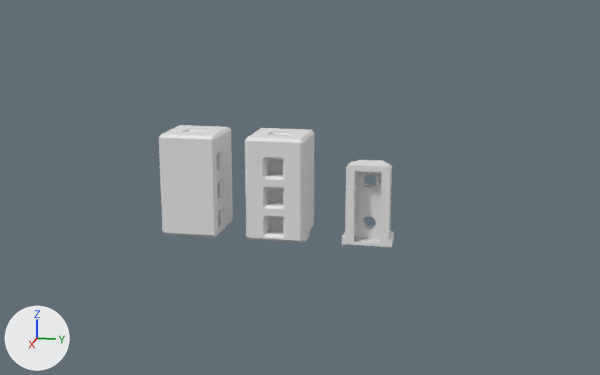
A saved change to the Blender file blender/utils/m4_dovetail_mount.blend.
The view is the same before and after, from a 50 mm lens placed at (281.4, 61.1, 87.4), pointed at (17.2, 8.3, 21.3). Every picture has the same lights, and +X, +Y and +Z are marked at lower left.

The older version as bpy lines, for what is in view:
```python
ob_ext_dovetail_m4_dummy = bpy.data.objects.new('ext_dovetail_m4_dummy', me_cube_001)
ob_ext_dovetail_m4_dummy.location = (5.2, 30.0, 6.4)
ob_front_clip = bpy.data.objects.new('front_clip', me_cube_006)
ob_front_clip.location = (12.5, 0.0, 8.2)
ob_side_clip = bpy.data.objects.new('side_clip', me_cube_025)
ob_side_clip.location = (12.5, -30.0, 8.2)
```
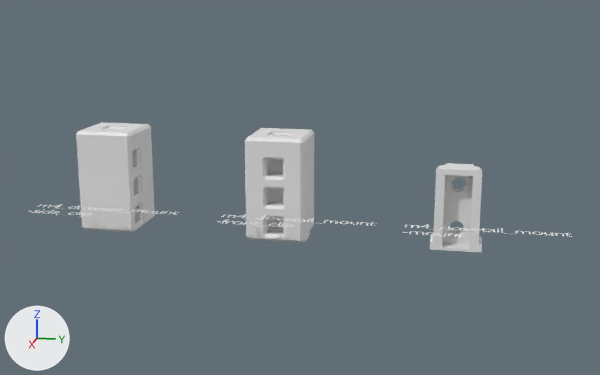
The change in detail:
Text 'label_cube_1x1.015' (txt_label_cube_1x1_015) is new.
Its body is 'm4_dovetail_mount\n-side_clip'.
Its size is 1.04.
Its space character is 0.9.
Text 'label_cube_1x1.002' (txt_label_cube_1x1_002) is new.
Its body is 'm4_dovetail_mount\n-mount'.
Its size is 1.04.
Its space character is 0.9.
Text 'label_cube_1x1.001' (txt_label_cube_1x1_001) is new.
Its body is 'm4_dovetail_mount\n-front_clip'.
Its size is 1.04.
Its space character is 0.9.
Object 'side_clip' (ob_side_clip) moves from (12.5, -30.0, 8.2) to (12.5, -60.0, 8.2).
Object 'ext_dovetail_m4_dummy' (ob_ext_dovetail_m4_dummy) moves from (5.2, 30.0, 6.4) to (5.2, 60.0, 6.4).
Object 'Text.015' (ob_text_015) is new; it shows txt_label_cube_1x1_015.
Its parent is ob_side_clip.
Its matrix parent inverse is Matrix(((1.0, 0.0, 0.0, -12.5), (0.0, 1.0, 0.0, 60.0), (0.0, 0.0, 1.0, -8.2), (0.0, 0.0, 0.0, 1.0))).
Its location is (28.0, -82.44, 12.72).
Its rotation in degrees is (0, 0, 90).
Its scale is (6.75, 6.75, 6.75).
Object 'Text.002' (ob_text_002) is new; it shows txt_label_cube_1x1_002.
Its parent is ob_ext_dovetail_m4_dummy.
Its matrix parent inverse is Matrix(((1.0, 0.0, 0.0, -5.2), (0.0, 1.0, 0.0, -60.0), (0.0, 0.0, 1.0, -6.4), (0.0, 0.0, 0.0, 1.0))).
Its location is (28.0, 43.56, 12.72).
Its rotation in degrees is (0, 0, 90).
Its scale is (6.75, 6.75, 6.75).
Object 'Text.001' (ob_text_001) is new; it shows txt_label_cube_1x1_001.
Its parent is ob_front_clip.
Its matrix parent inverse is Matrix(((1.0, 0.0, 0.0, -12.5), (0.0, 1.0, 0.0, 0.0), (0.0, 0.0, 1.0, -8.2), (0.0, 0.0, 0.0, 1.0))).
Its location is (28.0, -16.43, 12.72).
Its rotation in degrees is (0, 0, 90).
Its scale is (6.75, 6.75, 6.75).

Changed parts and their boxes [x1, y1, x2, y2] in the pictures (600 x 375 px):
'side_clip', moved
    before: [159, 125, 233, 237]
    after: [76, 122, 155, 232]
'ext_dovetail_m4_dummy', moved
    before: [342, 160, 394, 247]
    after: [430, 163, 482, 253]
'Text.001', added
    after: [216, 214, 376, 228]
'Text.002', added
    after: [403, 224, 573, 237]
'Text.015', added
    after: [32, 204, 179, 217]
